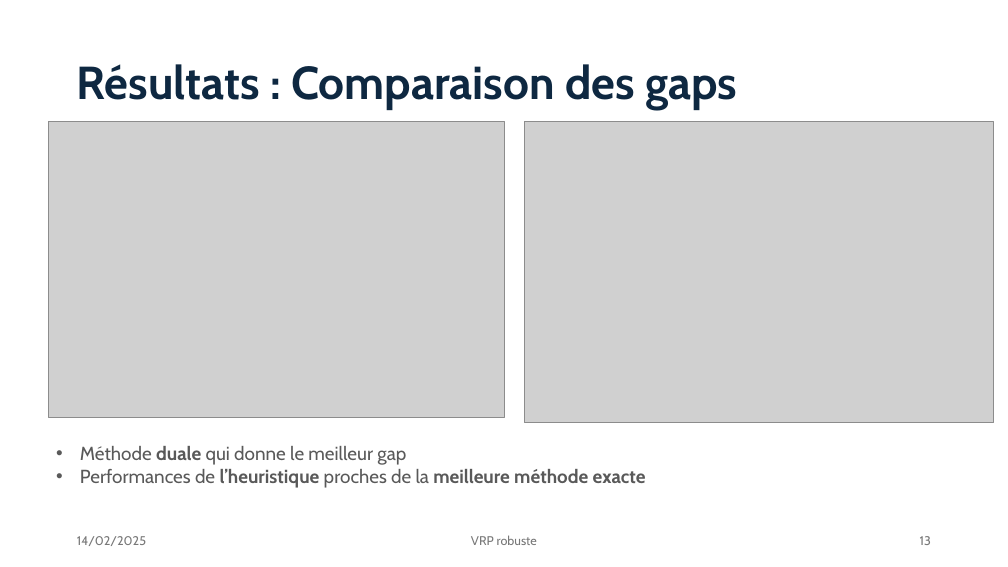
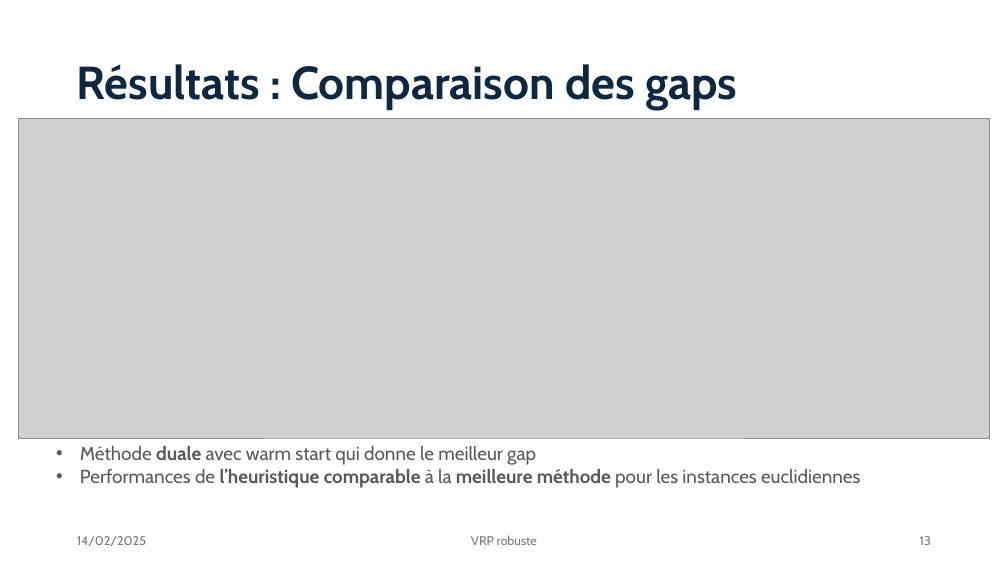
Before and after one commit to Darthkiller2Jr/projet_mpro, a slide deck: slide 13 of Présentation Projet.pptx. Drawn at 1008x567 pixels with LibreOffice and Linux fonts; fonts in the diff are those of the drawing; grey boxes stand for pictures. Boxes give left, top, right and bottom in pixels: in the first picture for what was removed or moved away, otherwise in the second. Text is boxed around its words. In the diff, an @@ line names an element or a change of style, - is before the commit and + after.

Commit message:
dernieres images ppt

```diff
--- a/Présentation Projet.pptx
+++ b/Présentation Projet.pptx
@@ picture added at bbox=[19, 118, 990, 438] @@
@@ picture removed at bbox=[49, 122, 504, 417] @@
@@ picture removed at bbox=[525, 122, 994, 423] @@
@@ text at bbox=[80, 446, 860, 488]: text changed @@
-• Méthode duale qui donne le meilleur gap
-• Performances de l’heuristique proches de la meilleure méthode exacte
+• Méthode duale avec warm start qui donne le meilleur gap
+• Performances de l’heuristique comparable à la meilleure méthode pour les instances euclidiennes
```
Also in this commit, not shown: 1 other slide changed.
